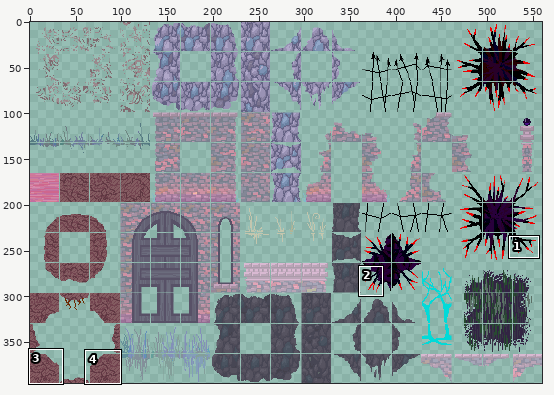
File history of a sprite sheet, Assets/Sprites/Palettes/Tile Sprites/Tileset2.png. The first picture is a wide view before the edit; the outline marks the close-up.
Close-up. As it was:
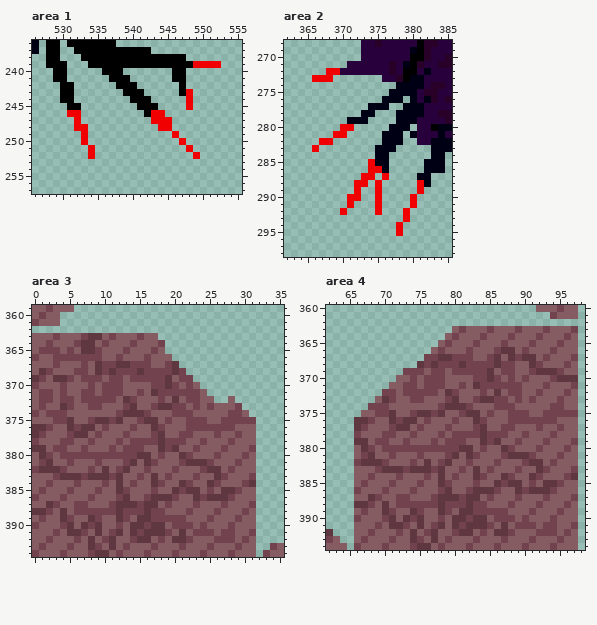
The file is 560x395 pixels. Colours within 5 levels of each other are drawn and written as one. Shown: area 1: x 526..555, y 236..257; area 2: x 362..385, y 268..298; area 3: x 0..35, y 359..394; area 4: x 62..98, y 360..394. The commit also changed other parts of the picture, which this record leaves out.
Now the later version:
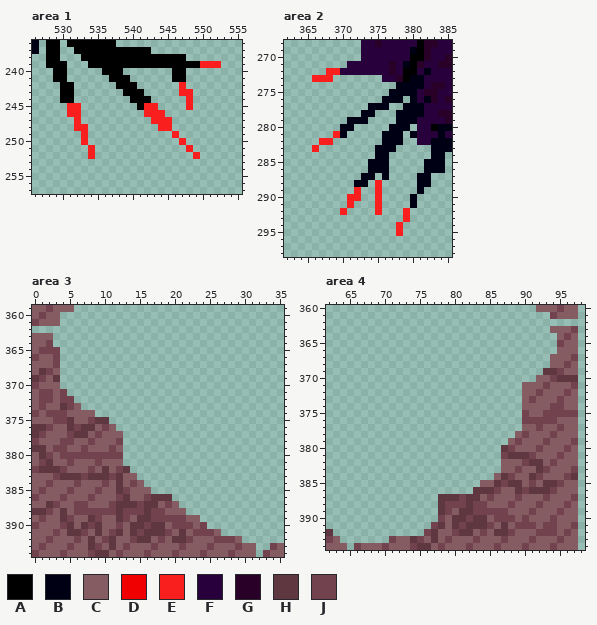
Palette (. is transparent): A #000000  B #000014  C #845c61  D #f00000  E #f91f1f  F #28003c  G #280028  H #5e3741  J #72434f
Changes in this commit:
Area 1:
y 239: x 549..552 DDDD -> AEEE
y 242: x 547 A -> E
y 243: x 547..548 AD -> EE
y 244: x 548 D -> E
y 245: x 531..532 AA -> EE; x 542..543 AA -> EE; x 548 D -> E
y 246: x 531..532 DD -> EE; x 542..544 ADD -> EEE
y 247: x 532 D -> E; x 543..545 DDD -> EEE
y 248: x 532..533 DD -> EE; x 544..545 DD -> EE
y 249: x 533 D -> E; x 546 D -> E
y 250: x 533 D -> E; x 547 D -> E
y 251: x 534 D -> E; x 548 D -> E
y 252: x 534 D -> E; x 549 D -> E
Area 2:
y 272: x 368..369 DD -> EE
y 273: x 366..368 DDD -> EEE
y 280: x 370..371 DD -> BB
y 281: x 369..370 DD -> EB
y 282: x 367..368 DD -> EE
y 283: x 366 D -> E
y 285: x 374 D -> B
y 286: x 374..375 DD -> BB
y 287: x 373..374 DD -> BB; x 376 D -> B
y 288: x 372..373 DD -> BB; x 375 D -> E; x 381 D -> B
y 289: x 372 D -> E; x 375 D -> E; x 381 D -> B
y 290: x 371..372 DD -> EE; x 375 D -> E; x 380 D -> B
y 291: x 371 D -> E; x 375 D -> E; x 380 D -> B
y 292: x 370 D -> E; x 375 D -> E; x 379 D -> E
y 293: x 379 D -> E
y 294..295: x 378 D -> E
Area 3:
y 363: x 3..17 JCCCJHHCJCCCJCC -> ...............
y 364: x 3..18 CCCJHHCJCCCJCCCJ -> ................
y 365: x 4..18 CJCHHJCCCJCCCJC -> ...............
y 366: x 4..19 JJJJJJCCJCCCJCCC -> ................
y 367: x 4..20 CCCJCHJJHHJJJCCJH -> .................
y 368: x 4..21 CCJJCHJHJJJHJJJJHJ -> ..................
y 369: x 4..22 HJCJJJCJJCJJJJJHCJJ -> ...................
y 370: x 4..23 JCCCJCJJJCCCCJJHJCJC -> ....................
y 371: x 5..24 CCJJCJJJCCJCHJJJJJJC -> ....................
y 372: x 6..25 CJJJJJCHJCCCJCHCJJCC -> ....................; x 28 C -> .
y 373: x 7..29 CJJCCCJHCCJHHJJCJCJCCCJ -> .......................
y 374: x 9..30 CCCJHHHJCCCJJJCCCCCJJC -> ......................
y 375: x 11..31 JHCCJHHCJCCJJJCCJJJJJ -> .....................
y 376: x 12..31 CCJCCHJCCCJJJJJJJCCC -> ....................
y 377: x 13..31 JCCCJHCCJJCCCJCCJCC -> ...................
y 378: x 13..31 CJJJJHJJJCCJCCCJCCC -> ...................
y 379: x 13..31 JJJCCHJHCCJCCCJCCCJ -> ...................
y 380: x 13..31 JJHHCJCCHJCCCJCCCJC -> ...................
y 381: x 13..31 JHCHJCCCJHHHJCCCJCC -> ...................
y 382: x 14..31 CCJCCCJCCCJHHCJCCC -> ..................
y 383: x 15..31 JCHCJCCCJCCHJCCCJ -> .................
y 384: x 16..31 CHJCCHJCCHJCCCJH -> ................
y 385: x 17..31 JCCHJHHCJCHHJCC -> ...............
y 386: x 20..31 JCCHJHHHJCCC -> ............
y 387: x 21..31 CCJCCCJCCCJ -> ...........
y 388: x 22..31 JCCCJCCCJC -> ..........
y 389: x 24..31 CJCCCJCC -> ........
y 390: x 25..31 CCCJCCC -> .......
y 391: x 27..31 JJCCJ -> .....
y 392: x 30..31 JC -> ..
Area 4:
y 363: x 80..93 CJCCCJCCCJCCCJ -> ..............
y 364: x 79..94 CJCCCJCCCJCCCJCC -> ................
y 365: x 78..94 CJCCCJCCCJCCCJCCC -> .................
y 366: x 77..94 CJCCCJCCCJHHCJCCCJ -> ..................
y 367: x 76..93 JJHHJJJCCJHCHJHHCJ -> ..................
y 368: x 75..93 HJHJJJHJJJJHJJCCHJC -> ...................
y 369: x 73..92 JJJCJJCJJJJJHCJJCCJH -> ....................
y 370: x 72..91 CCJCJJJCCCCJJHJCJCJC -> ....................
y 371: x 71..89 CCJJCJJJCCJCHJJJJJJ -> ...................
y 372: x 70..89 JJCJJJJJCHJCCCJCHCJJ -> ....................
y 373: x 69..89 CHJCCJJCCCJHCCJHHJJCJ -> .....................
y 374: x 68..89 JJJCCCCCCCJHHHJCCCJJJC -> ......................
y 375: x 67..89 CCJJHCCJHHJHCCJHHCJCCJJ -> .......................
y 376: x 66..89 HHJCCHJHHCJCCCJCCHJCCCJJ -> ........................
y 377: x 66..89 HJCCCJHHCJCCCJCCCJHCCJJC -> ........................
y 378: x 66..88 JCCCJJCCJCCCJCJJJJHJJJC -> .......................
y 379: x 66..87 HHCJJCCJCCCJCJJJCCHJHC -> ......................
y 380: x 66..86 CHJCJJJJJJJJJJJHHCJCC -> .....................
y 381: x 66..86 CJHCCJCCCJCCCJHCHJCCC -> .....................
y 382: x 66..86 JHHHJCCCJCHCJHCCJCCCJ -> .....................
y 383: x 66..86 CCCJHHHJHHHJHCCJCHCJC -> .....................
y 384: x 66..85 CCJCCCJCCCJCHCJCCHJC -> ....................
y 385: x 66..83 CJCCCJCCCJCCHJCCCJ -> ..................
y 386: x 66..82 JCCCJCCCJCCCJHCCJ -> .................
y 387: x 66..77 CCHJCCJJCCCJ -> ............
y 388: x 66..77 HHJCHCJJJJJJ -> ............
y 389: x 66..77 CJCCHJCCHJCC -> ............
y 390: x 66..77 JCCCJHCHJHCC -> ............
y 391: x 66..76 CCCJCHHJCHC -> ...........
y 392: x 66..75 CCJCCCJCHC -> ..........
y 393: x 66..70 CJCCC -> .....
